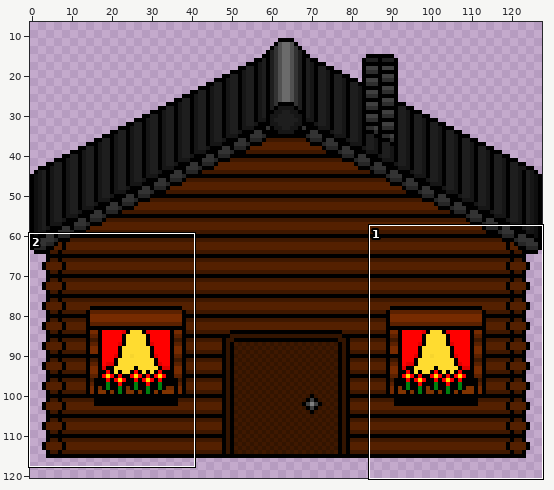
File history of a sprite sheet, Test/Object/HusV2.png. The picture above shows the old version from afar; the outline marks the close-up.
Close-up. As it was:
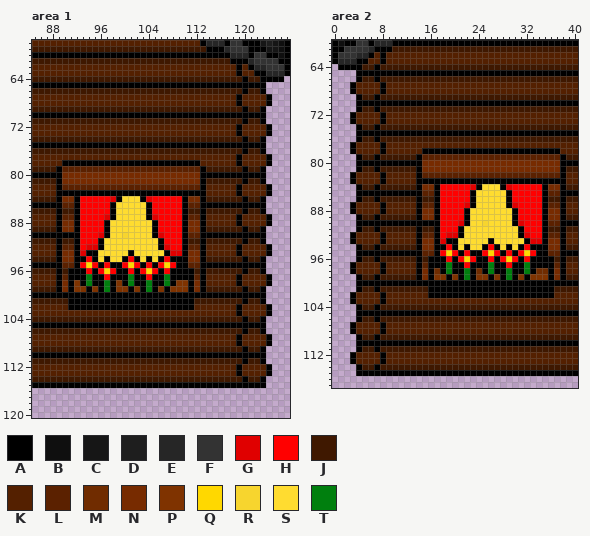
The file is 128x128 pixels. Colours within 5 levels of each other are drawn and written as one. Shown: area 1: x 85..127, y 58..120; area 2: x 0..40, y 60..117. The wide view leaves out empty margins.
Palette (. is transparent): A #000000  B #0f0f0f  C #161616  D #1e1e1e  E #262626  F #333333  G #e00000  H #ff0000  J #3f1800  K #542000  L #5b2100  M #702c00  N #772b00  P #7f3300  Q #ffd800  R #f7d52e  S #ffdc30  T #007f0e
After the commit:
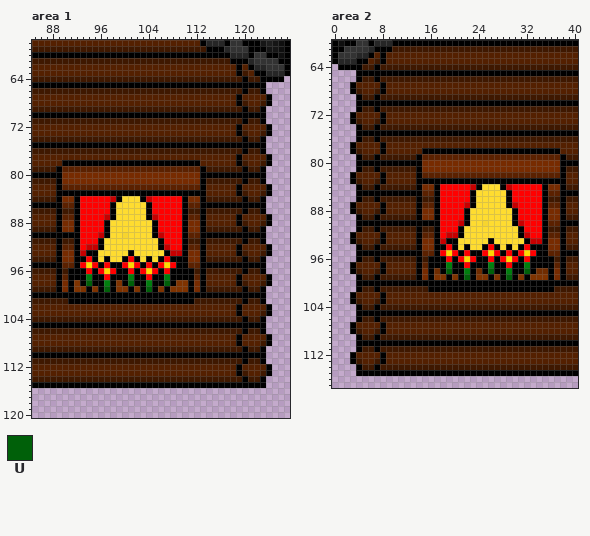
Colours new in this view: U #006009
From old to new:
colour G: #e00000 -> #c60000
Area 1:
y 63: x 120 K -> J
y 68: x 120 K -> J; x 123 K -> J
y 73: x 120 K -> J; x 123 K -> J
y 78: x 120 K -> J; x 123 K -> J
y 83: x 120 K -> J; x 123 K -> J
y 88: x 120 K -> J; x 123 K -> J
y 93: x 120 K -> J; x 123 K -> J
y 98: x 94 T -> U; x 101 T -> U; x 107 T -> U; x 120 K -> J; x 123 K -> J
y 99: x 97 T -> U; x 104 T -> U
y 102: x 91..111 AAAAAAAAAAAAAAAAAAAAA -> KKKKKKKKKKKKKKKKKKKKK
y 103: x 123 K -> J
y 108: x 123 K -> J
y 113: x 120 K -> J; x 123 K -> J
Area 2:
y 63: x 7 K -> J
y 68: x 4 K -> J; x 7 K -> J
y 73: x 4 K -> J; x 7 K -> J
y 78: x 4 K -> J
y 83: x 4 K -> J; x 7 K -> J
y 88: x 4 K -> J; x 7 K -> J
y 93: x 4 K -> J; x 7 K -> J
y 98: x 4 K -> J; x 7 K -> J; x 19 T -> U; x 26 T -> U; x 32 T -> U
y 99: x 22 T -> U; x 29 T -> U
y 102: x 16..36 AAAAAAAAAAAAAAAAAAAAA -> KKKKKKKKKKKKKKKKKKKKK
y 103: x 4 K -> J; x 7 K -> J
y 108: x 4 K -> J; x 7 K -> J
y 113: x 4 K -> J; x 7 K -> J
